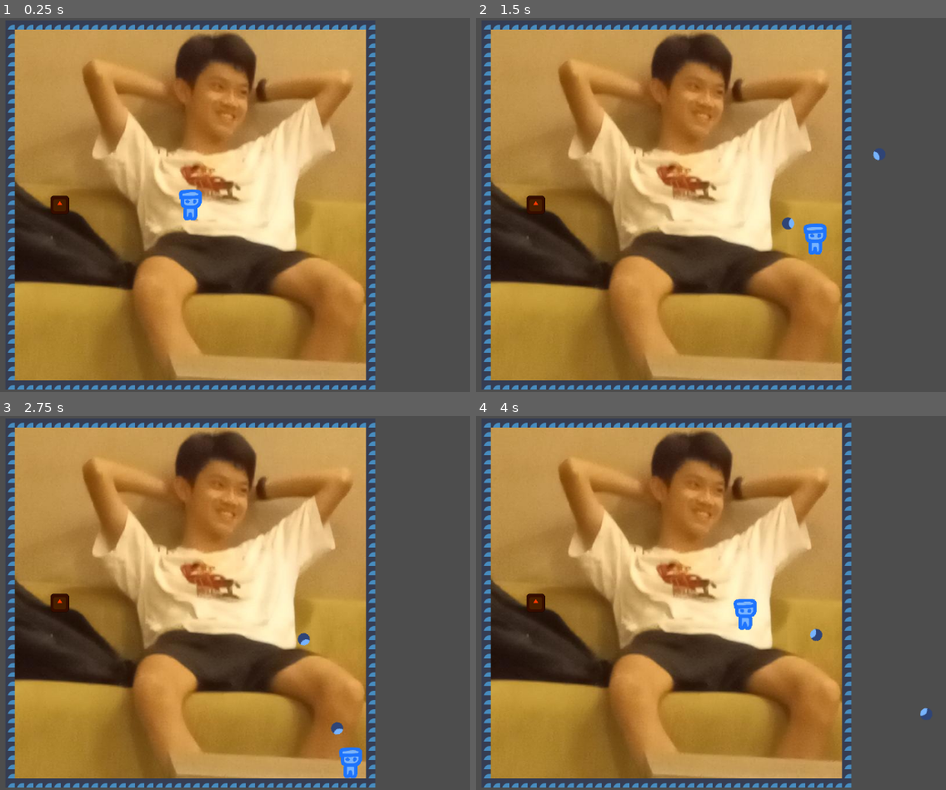
Above: before the commit, frames 1-4 (two rows, left to right).
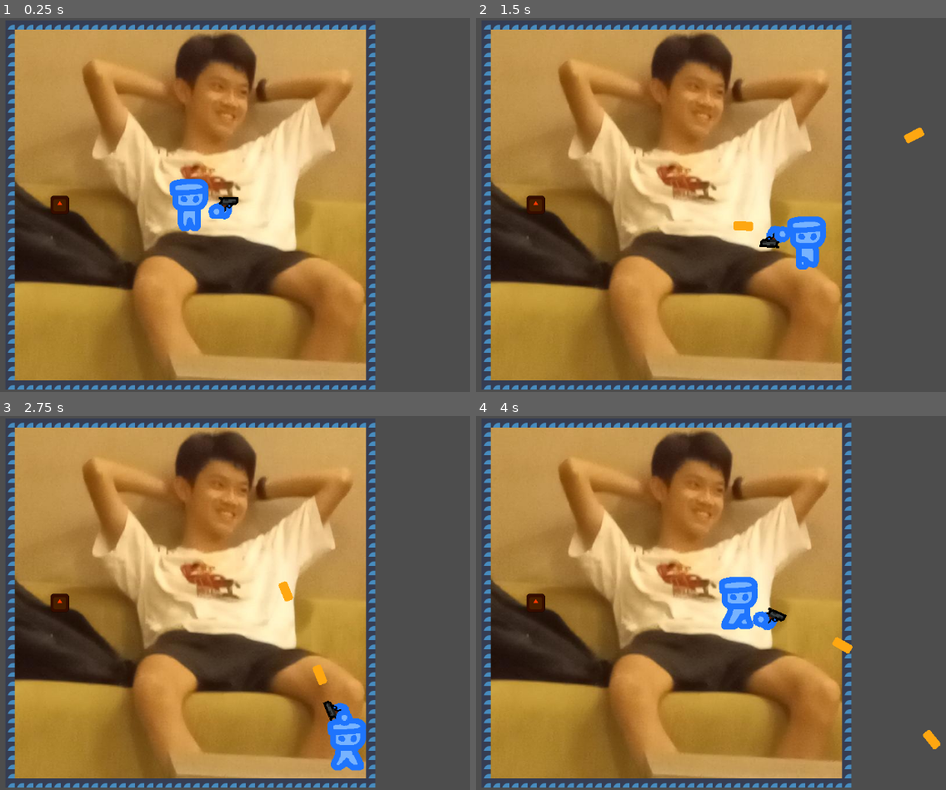
Above: after the commit, the same moments.

Repository: Darr3n2GG/guns
Game: Godot game, scene res://Worlds/movement_test.tscn
Same seed, same stepped clock (60 frames per second), same inputs: the game is played once before the commit and once after it. The project has no main scene, so this scene is started directly. The engine's default icon, where the game draws it, is replaced by a stand-in: a white triangle on a blue panel in a dark square.
Inputs (mouse positions are in pixels of both pictures, inside the frame that each line leads up to):
- Up to frame 1 (0.25 s): no input
- Up to frame 2 (1.5 s): tap Enter at 0.5 s; move the mouse to (814, 186) at 0.52 s; press the mouse at (814, 186) at 0.53 s; hold D (move_right) 0.53-1.28 s; move the mouse to (532, 223) at 1.27 s; release the mouse at (532, 223) at 1.28 s; hold S (move_down) from 1.28 s (still down); click (532, 223) at 1.35 s
- Up to frame 3 (2.75 s): move the mouse to (258, 520) at 2.02 s; release S (move_down) at 2.03 s; press the mouse at (258, 520) at 2.03 s; hold D (move_right) from 2.03 s (still down)
- Up to frame 4 (4 s): move the mouse to (631, 677) at 2.77 s; release D (move_right) at 2.78 s; release the mouse at (631, 677) at 2.78 s; hold W (move_up) 2.78-3.53 s; click (631, 677) at 2.85 s; move the mouse to (866, 659) at 3.52 s; press the mouse at (866, 659) at 3.53 s; hold A (move_left) from 3.53 s (still down)

The runs differ from the first frame. In frame 1, 1.0% of the frame differs, in the area x 35-51%, y 42-58%; in frame 2, 1.4%; in frame 3, 1.4%; in frame 4, 1.5%, in the area x 51-99%, y 42-90%.

Commit message:
finalized animations part 2
-added water droplet image as temp cursor

Diff:
--- a/Characters/Player/Gun.gd
+++ b/Characters/Player/Gun.gd
@@ -25,8 +25,7 @@
 	var new_projectile = projectile.instantiate() as Sprite2D
 	owner.add_child(new_projectile)
 	new_projectile.set_as_top_level(true)
-	new_projectile.global_position = $Muzzle.global_position
-	new_projectile.transform = global_transform
+	new_projectile.transform = $Muzzle.global_transform
 	new_projectile.get_child(1).damage = Global.ammo_damage
 	Global.ammo -= 1
 	$ShootCooldownTimer.start()
--- a/Characters/Player/Player.gd
+++ b/Characters/Player/Player.gd
@@ -1,7 +1,7 @@
 extends CharacterBody2D
 class_name Player
 
-
+@onready var Body_anim = $Body
 @export var max_speed = 400.0
 @export var acceleration = 10000.0
 @export var friction = 800.0
@@ -10,12 +10,13 @@
 var moving : bool
 
 
-func get_input(left, right, up, down):
-	var input_direction = Input.get_vector(left, right, up, down).normalized()
+func get_input() -> Vector2:
+	var input_direction = Input.get_vector("move_left", "move_right", "move_up", "move_down").normalized()
 	return input_direction
 
 func _physics_process(delta):
-	var input = get_input("move_left", "move_right", "move_up", "move_down")
+	var input = get_input()
+	play_animation(input)
 	if input == Vector2.ZERO:
 		if velocity.length() > friction * delta:
 			velocity -= velocity.normalized() * friction * delta
@@ -32,5 +33,24 @@
 
 	move_and_slide()
 
+func play_animation(input : Vector2) -> void:
+	if input.x == -1 or input == Vector2(-1,1 or -1).normalized():
+		Body_anim.play("Body LR")
+		Body_anim.flip_h = true
+		Body_anim.offset.y = 0.5
+	elif input.x == 1 or input == Vector2(1,1 or -1).normalized():
+		Body_anim.play("Body LR")
+		Body_anim.flip_h = false
+		Body_anim.offset.y = 0.5
+	elif input.y == -1:
+		Body_anim.play("Body UD")
+		Body_anim.offset.y = 4
+	elif input.y == 1:
+		Body_anim.play_backwards("Body UD")
+		Body_anim.offset.y = 4
+	else:
+		Body_anim.play("Body")
+		Body_anim.offset.y = 0
+
 func die() -> void:
 	print("you died")
--- a/Characters/Player/Water Droplet/WaterDroplet.gd
+++ b/Characters/Player/Water Droplet/WaterDroplet.gd
@@ -3,11 +3,9 @@
 var speed = 550.0
 var direction : Vector2
 
-
 func _process(delta: float) -> void:
 	if $Timer.is_stopped() == false:
 		global_position += transform.x * speed * delta
-
 
 func _on_timer_timeout() -> void:
 	queue_free()
--- a/Characters/Player/Water Droplet/water_droplet.tscn
+++ b/Characters/Player/Water Droplet/water_droplet.tscn
@@ -1,17 +1,18 @@
 [gd_scene load_steps=5 format=3 uid="uid://bq64s2q1q0q3d"]
 
-[ext_resource type="Texture2D" uid="uid://b6fonu25c3the" path="res://Characters/Player/Water Droplet/water droplet.png" id="1_k8226"]
+[ext_resource type="Texture2D" uid="uid://3l7vd5radid5" path="res://Characters/Player/Water Droplet/Bullet.png" id="1_gueo0"]
 [ext_resource type="Script" path="res://Characters/Player/Water Droplet/WaterDroplet.gd" id="2_q1tli"]
 [ext_resource type="PackedScene" uid="uid://c8f6t6wa8tuwh" path="res://Resources/Component/Hurtbox_Component.tscn" id="3_cnfu7"]
 
-[sub_resource type="CircleShape2D" id="CircleShape2D_mjboh"]
+[sub_resource type="RectangleShape2D" id="RectangleShape2D_a6xqv"]
+size = Vector2(34, 16)
 
 [node name="WaterDroplet" type="Sprite2D"]
 top_level = true
 scale = Vector2(0.1, 0.1)
-texture = ExtResource("1_k8226")
+texture = ExtResource("1_gueo0")
 region_enabled = true
-region_rect = Rect2(113, 114, 21, 22)
+region_rect = Rect2(191, 89, 34, 16)
 script = ExtResource("2_q1tli")
 
 [node name="Timer" type="Timer" parent="."]
@@ -24,7 +25,9 @@
 knockback_multiplier = 500.0
 
 [node name="Collision" type="CollisionShape2D" parent="Hurtbox_Component"]
-shape = SubResource("CircleShape2D_mjboh")
+position = Vector2(0, -4.76837e-07)
+scale = Vector2(1, 1)
+shape = SubResource("RectangleShape2D_a6xqv")
 
 [connection signal="timeout" from="Timer" to="." method="_on_timer_timeout"]
 [connection signal="area_entered" from="Hurtbox_Component" to="." method="_on_hurtbox_component_area_entered"]
--- a/Characters/Player/player.tscn
+++ b/Characters/Player/player.tscn
@@ -8,57 +8,60 @@
 [ext_resource type="Texture2D" uid="uid://yesvwk388fvp" path="res://Characters/Player/assets/Body LR.png" id="4_odjml"]
 [ext_resource type="PackedScene" uid="uid://dc560d02gq12i" path="res://Resources/Component/hitbox_component.tscn" id="4_wqrih"]
 [ext_resource type="Script" path="res://Characters/Player/Gun.gd" id="5_qwdnl"]
+[ext_resource type="Texture2D" uid="uid://dusp03peapgrp" path="res://Characters/Player/assets/Hand R.png" id="9_2umxb"]
+[ext_resource type="Texture2D" uid="uid://she0odpoun5" path="res://Characters/Player/assets/Pistol.png" id="10_t5aud"]
+[ext_resource type="Texture2D" uid="uid://yte7phqmdnfu" path="res://Characters/Player/assets/Hand L.png" id="11_0a46d"]
 
 [sub_resource type="RectangleShape2D" id="RectangleShape2D_1ikko"]
-size = Vector2(54, 54)
+size = Vector2(62, 90)
 
-[sub_resource type="AtlasTexture" id="AtlasTexture_75lt8"]
+[sub_resource type="AtlasTexture" id="AtlasTexture_dprf2"]
 atlas = ExtResource("4_odjml")
-region = Rect2(0, 0, 57, 35)
+region = Rect2(0, 0, 60, 35)
 
-[sub_resource type="AtlasTexture" id="AtlasTexture_x4g2x"]
+[sub_resource type="AtlasTexture" id="AtlasTexture_adxs6"]
 atlas = ExtResource("4_odjml")
-region = Rect2(57, 0, 57, 35)
+region = Rect2(60, 0, 60, 35)
 
-[sub_resource type="AtlasTexture" id="AtlasTexture_7u1ri"]
+[sub_resource type="AtlasTexture" id="AtlasTexture_0qh4r"]
 atlas = ExtResource("4_odjml")
-region = Rect2(114, 0, 57, 35)
+region = Rect2(120, 0, 60, 35)
 
-[sub_resource type="AtlasTexture" id="AtlasTexture_221n1"]
+[sub_resource type="AtlasTexture" id="AtlasTexture_772sm"]
 atlas = ExtResource("4_odjml")
-region = Rect2(171, 0, 57, 35)
+region = Rect2(180, 0, 60, 35)
 
-[sub_resource type="AtlasTexture" id="AtlasTexture_ls43v"]
+[sub_resource type="AtlasTexture" id="AtlasTexture_1pqi0"]
 atlas = ExtResource("4_odjml")
-region = Rect2(228, 0, 57, 35)
+region = Rect2(240, 0, 60, 35)
 
-[sub_resource type="AtlasTexture" id="AtlasTexture_rlm8h"]
+[sub_resource type="AtlasTexture" id="AtlasTexture_xsp16"]
 atlas = ExtResource("4_odjml")
-region = Rect2(285, 0, 57, 35)
+region = Rect2(300, 0, 60, 35)
 
-[sub_resource type="AtlasTexture" id="AtlasTexture_5k5ry"]
+[sub_resource type="AtlasTexture" id="AtlasTexture_iuw75"]
 atlas = ExtResource("4_3gx7e")
-region = Rect2(0, 0, 40, 42)
+region = Rect2(0, 0, 60, 42)
 
-[sub_resource type="AtlasTexture" id="AtlasTexture_jx2bj"]
+[sub_resource type="AtlasTexture" id="AtlasTexture_rn5eu"]
 atlas = ExtResource("4_3gx7e")
-region = Rect2(40, 0, 40, 42)
+region = Rect2(60, 0, 60, 42)
 
-[sub_resource type="AtlasTexture" id="AtlasTexture_i1ae0"]
+[sub_resource type="AtlasTexture" id="AtlasTexture_qskcb"]
 atlas = ExtResource("4_3gx7e")
-region = Rect2(80, 0, 40, 42)
+region = Rect2(120, 0, 60, 42)
 
-[sub_resource type="AtlasTexture" id="AtlasTexture_ksi1l"]
+[sub_resource type="AtlasTexture" id="AtlasTexture_1bj4d"]
 atlas = ExtResource("4_3gx7e")
-region = Rect2(120, 0, 40, 42)
+region = Rect2(180, 0, 60, 42)
 
-[sub_resource type="AtlasTexture" id="AtlasTexture_70mwg"]
+[sub_resource type="AtlasTexture" id="AtlasTexture_35xu6"]
 atlas = ExtResource("4_3gx7e")
-region = Rect2(160, 0, 40, 42)
+region = Rect2(240, 0, 60, 42)
 
-[sub_resource type="AtlasTexture" id="AtlasTexture_j46mw"]
+[sub_resource type="AtlasTexture" id="AtlasTexture_8kts5"]
 atlas = ExtResource("4_3gx7e")
-region = Rect2(200, 0, 40, 42)
+region = Rect2(300, 0, 60, 42)
 
 [sub_resource type="SpriteFrames" id="SpriteFrames_rlsor"]
 animations = [{
@@ -72,22 +75,22 @@
 }, {
 "frames": [{
 "duration": 1.0,
-"texture": SubResource("AtlasTexture_75lt8")
+"texture": SubResource("AtlasTexture_dprf2")
 }, {
 "duration": 1.0,
-"texture": SubResource("AtlasTexture_x4g2x")
+"texture": SubResource("AtlasTexture_adxs6")
 }, {
 "duration": 1.0,
-"texture": SubResource("AtlasTexture_7u1ri")
+"texture": SubResource("AtlasTexture_0qh4r")
 }, {
 "duration": 1.0,
-"texture": SubResource("AtlasTexture_221n1")
+"texture": SubResource("AtlasTexture_772sm")
 }, {
 "duration": 1.0,
-"texture": SubResource("AtlasTexture_ls43v")
+"texture": SubResource("AtlasTexture_1pqi0")
 }, {
 "duration": 1.0,
-"texture": SubResource("AtlasTexture_rlm8h")
+"texture": SubResource("AtlasTexture_xsp16")
 }],
 "loop": true,
 "name": &"Body LR",
@@ -95,30 +98,27 @@
 }, {
 "frames": [{
 "duration": 1.0,
-"texture": SubResource("AtlasTexture_5k5ry")
+"texture": SubResource("AtlasTexture_iuw75")
 }, {
 "duration": 1.0,
-"texture": SubResource("AtlasTexture_jx2bj")
+"texture": SubResource("AtlasTexture_rn5eu")
 }, {
 "duration": 1.0,
-"texture": SubResource("AtlasTexture_i1ae0")
+"texture": SubResource("AtlasTexture_qskcb")
 }, {
 "duration": 1.0,
-"texture": SubResource("AtlasTexture_ksi1l")
+"texture": SubResource("AtlasTexture_1bj4d")
 }, {
 "duration": 1.0,
-"texture": SubResource("AtlasTexture_70mwg")
+"texture": SubResource("AtlasTexture_35xu6")
 }, {
 "duration": 1.0,
-"texture": SubResource("AtlasTexture_j46mw")
+"texture": SubResource("AtlasTexture_8kts5")
 }],
 "loop": true,
 "name": &"Body UD",
 "speed": 6.0
 }]
-
-[sub_resource type="RectangleShape2D" id="RectangleShape2D_qmr0m"]
-size = Vector2(54, 54)
 
 [node name="Player" type="CharacterBody2D"]
 collision_mask = 2
@@ -130,22 +130,20 @@
 [node name="CollisionShape2D" type="CollisionShape2D" parent="."]
 shape = SubResource("RectangleShape2D_1ikko")
 
-[node name="Icon" type="Sprite2D" parent="."]
-position = Vector2(0.1, -10.2)
-scale = Vector2(0.6, 0.6)
+[node name="Head" type="Sprite2D" parent="."]
+position = Vector2(-2, -17)
 texture = ExtResource("2_upjym")
-region_enabled = true
-region_rect = Rect2(80, 51, 67, 56)
+hframes = 3
 
-[node name="AnimatedSprite2D" type="AnimatedSprite2D" parent="."]
-editor_description = "offset for Body is x = -1.1
-offset for Body UD is x = 1.1, y = 4
-offset for Body LR is x = 1.35, y = 0.5"
-position = Vector2(1.1, 16.8)
-scale = Vector2(0.6, 0.6)
+[node name="Body" type="AnimatedSprite2D" parent="."]
+editor_description = "position for body is y = 28
+position for body LR is y = 28.5
+position for body UD is y = 32"
+position = Vector2(-2.1, 28)
 sprite_frames = SubResource("SpriteFrames_rlsor")
 animation = &"Body"
-offset = Vector2(-1.1, 0)
+offset = Vector2(0.1, 0)
+flip_h = true
 
 [node name="HealthComponent" parent="." instance=ExtResource("3_eh54q")]
 
@@ -156,7 +154,7 @@
 hc = NodePath("../HealthComponent")
 
 [node name="CollisionShape2D" type="CollisionShape2D" parent="HitboxComponent"]
-shape = SubResource("RectangleShape2D_qmr0m")
+shape = SubResource("RectangleShape2D_1ikko")
 
 [node name="InvulnerableTimer" type="Timer" parent="."]
 wait_time = 0.5
@@ -165,8 +163,17 @@
 [node name="Gun" type="Node2D" parent="."]
 script = ExtResource("5_qwdnl")
 
-[node name="Muzzle" type="Marker2D" parent="Gun"]
-position = Vector2(75, 0)
+[node name="R hand" type="Sprite2D" parent="Gun"]
+position = Vector2(56, 10)
+texture = ExtResource("9_2umxb")
+region_enabled = true
+region_rect = Rect2(142, 102, 33, 30)
+
+[node name="Muzzle" type="Sprite2D" parent="Gun"]
+position = Vector2(66, 0)
+texture = ExtResource("10_t5aud")
+region_enabled = true
+region_rect = Rect2(154, 92, 34, 27)
 
 [node name="ShootCooldownTimer" type="Timer" parent="Gun"]
 wait_time = 0.25
@@ -175,4 +182,10 @@
 [node name="ReloadTimer" type="Timer" parent="Gun"]
 one_shot = true
 
+[node name="L hand" type="Sprite2D" parent="Gun"]
+position = Vector2(45, 11)
+texture = ExtResource("11_0a46d")
+region_enabled = true
+region_rect = Rect2(144, 87, 28, 27)
+
 [connection signal="timeout" from="InvulnerableTimer" to="HitboxComponent" method="_on_invulnerable_timer_timeout"]
--- a/Worlds/movement_test.tscn
+++ b/Worlds/movement_test.tscn
@@ -212,6 +212,8 @@
 texture = ExtResource("1_cw5s4")
 
 [node name="Player" parent="." instance=ExtResource("2_otdv0")]
+acceleration = 100000.0
+friction = 50000.0
 
 [node name="Enemy" parent="." instance=ExtResource("3_v2tjs")]
 process_mode = 4
--- a/project.godot
+++ b/project.godot
@@ -17,6 +17,10 @@
 [autoload]
 
 Global="*res://Resources/Global.gd"
+
+[display]
+
+mouse_cursor/custom_image="res://water droplet.png"
 
 [input]
 
Binary file removed: Characters/Player/Water Droplet/water droplet.png
Binary file changed: Characters/Player/assets/Body LR.png
Binary file changed: Characters/Player/assets/Body UD.png
Binary file changed: Characters/Player/assets/Body.png
Binary file changed: Characters/Player/assets/Head.png
Not shown: 1 places in Characters/Player/player.tscn that only renumber resources
Binary file added: water droplet.png
Not shown, changed: water droplet.png.import
